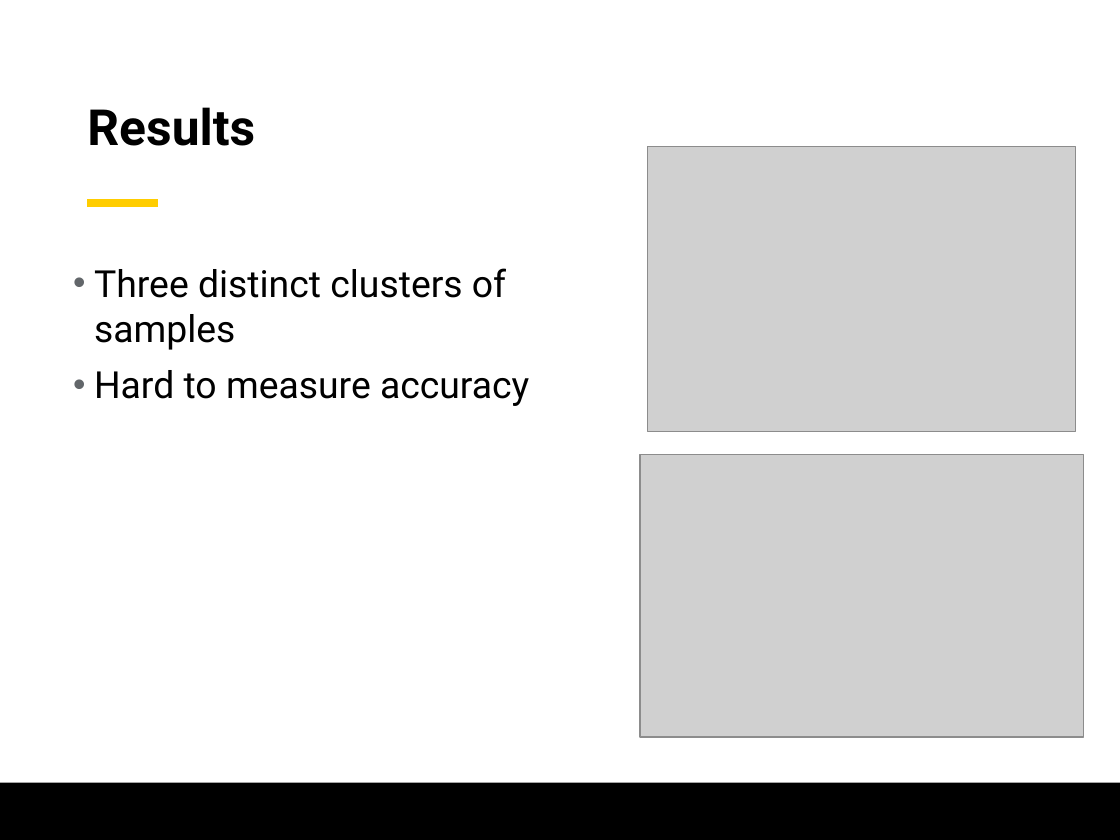
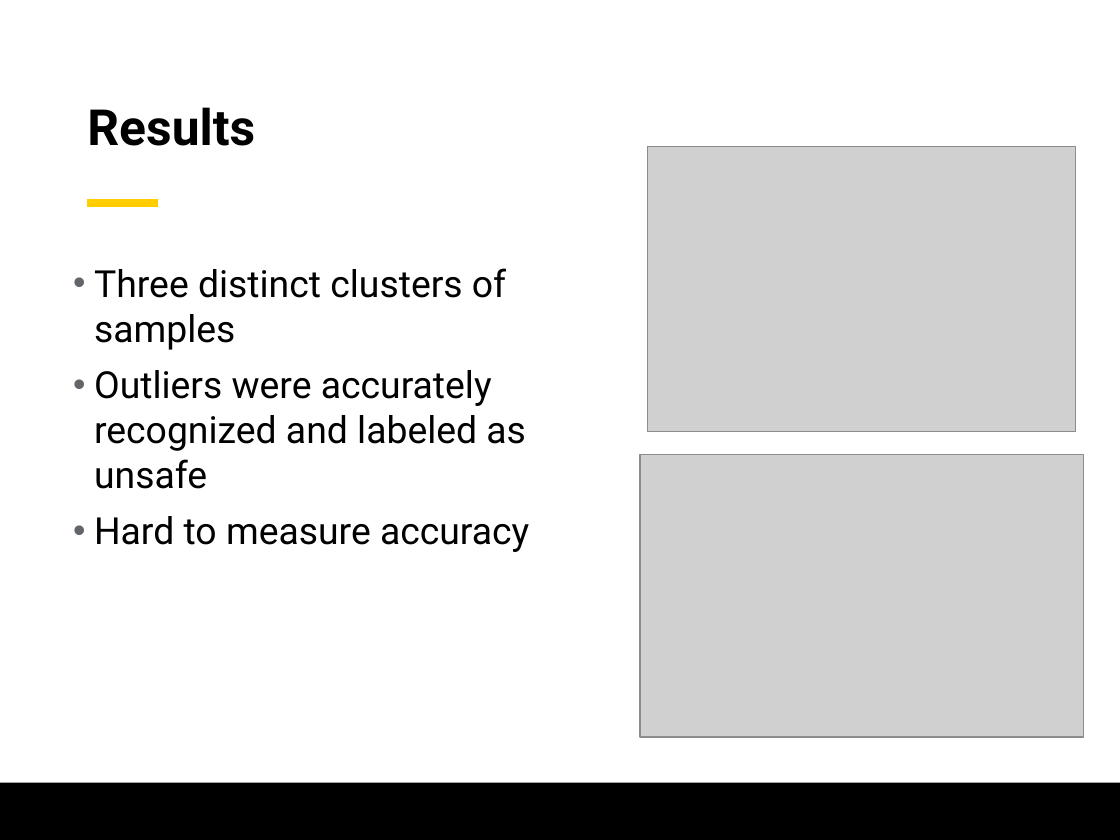
Before and after one commit to evanbradl/ML-Air-Sensor, a slide deck: slide 6 of ML-PROJECT-PART-2.pptx. Drawn at 1120x840 pixels with LibreOffice and Linux fonts; fonts in the diff are those of the drawing; grey boxes stand for pictures; background and template pictures are left out. Boxes give left, top, right and bottom in pixels: in the first picture for what was removed or moved away, otherwise in the second. Text is boxed around its words. In the diff, an @@ line names an element or a change of style, - is before the commit and + after.

Commit message:
changed powerpoint

```diff
--- a/ML-PROJECT-PART-2.pptx
+++ b/ML-PROJECT-PART-2.pptx
@@ text at (x1=94, y1=370, x2=526, y2=489): paragraph added @@
+• Outliers were accurately recognized and labeled as unsafe
```
Also in this commit, not shown: 2 other slides changed.
